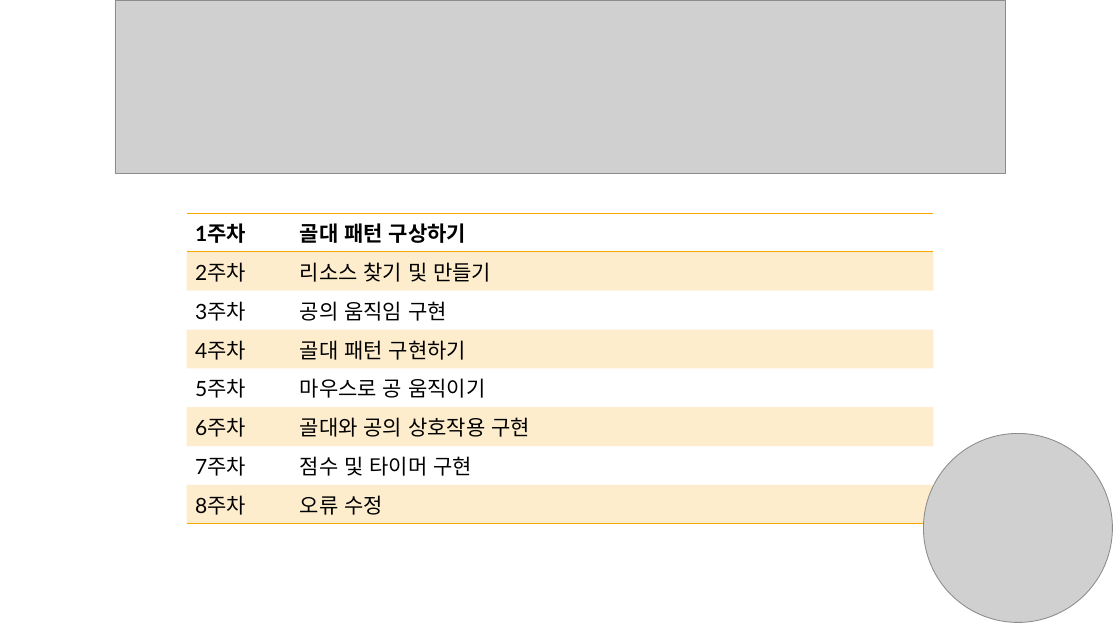
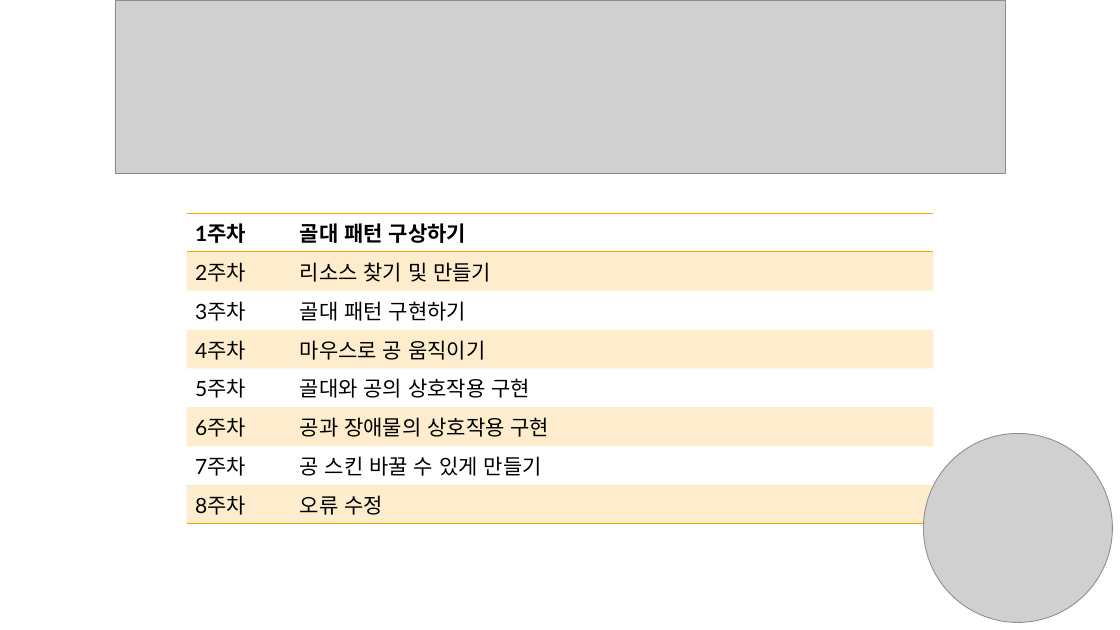
Before and after one commit to imnamejm/PROJECT, a slide deck: slide 5 of 발표/BASKET BALL KING.pptx (slide 4 before the commit). Drawn at 1120x630 pixels with LibreOffice and Linux fonts; fonts in the diff are those of the drawing; grey boxes stand for pictures. Boxes give left, top, right and bottom in pixels: in the first picture for what was removed or moved away, otherwise in the second. Text is boxed around its words. In the diff, an @@ line names an element or a change of style, - is before the commit and + after.

```diff
--- a/발표/BASKET BALL KING.pptx
+++ b/발표/BASKET BALL KING.pptx
@@ table at box(187, 213, 933, 519) @@
-row 3, column 2: 공의 움직임 구현
+row 3, column 2: 골대 패턴 구현하기
-row 4, column 2: 골대 패턴 구현하기
+row 4, column 2: 마우스로 공 움직이기
-row 5, column 2: 마우스로 공 움직이기
+row 5, column 2: 골대와 공의 상호작용 구현
-row 6, column 2: 골대와 공의 상호작용 구현
+row 6, column 2: 공과 장애물의 상호작용 구현
-row 7, column 2: 점수 및 타이머 구현
+row 7, column 2: 공 스킨 바꿀 수 있게 만들기
```
Also in this commit, not shown: 2 other slides changed, 1 slide added, 1 slide removed, 4 other files.
